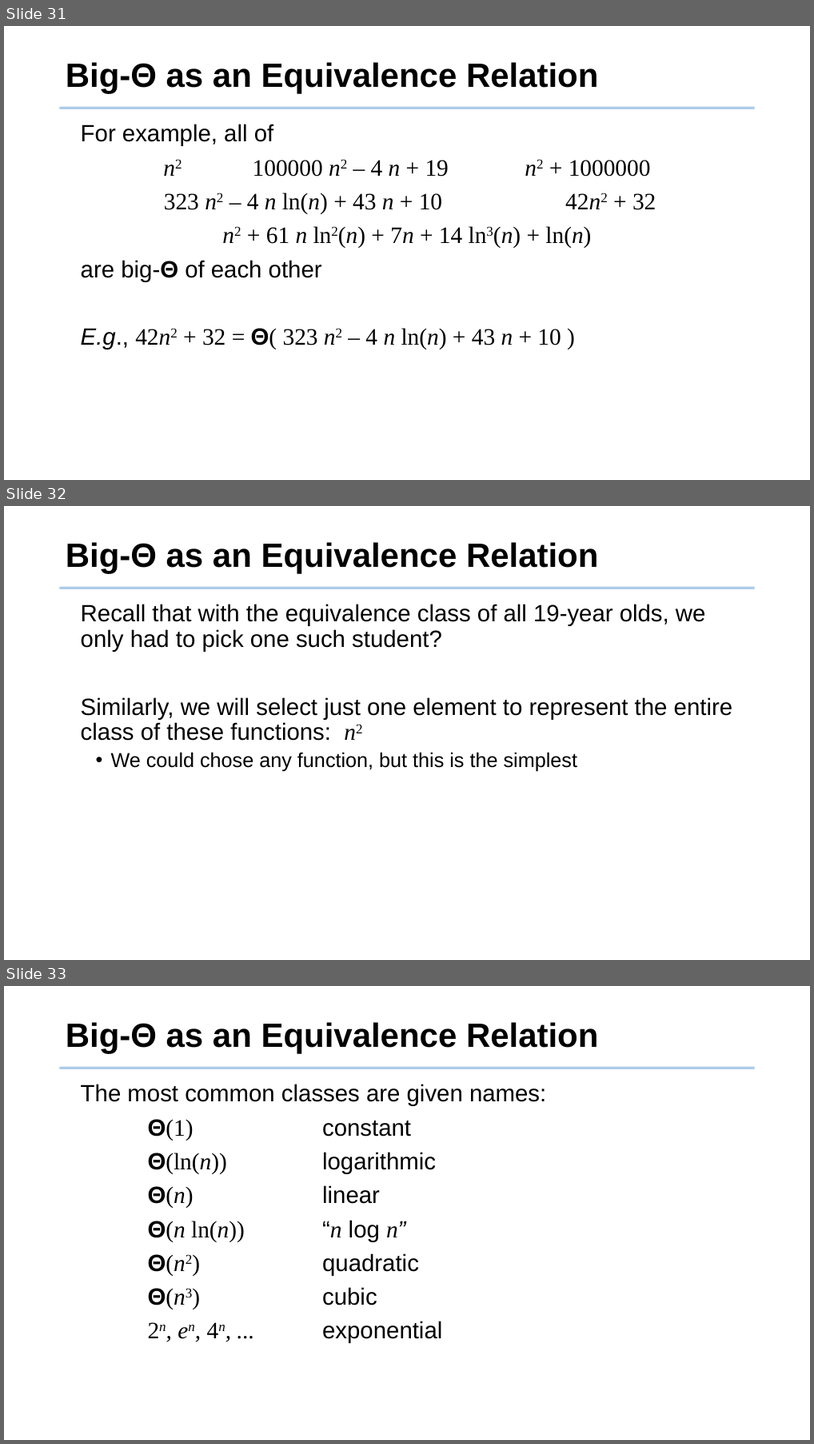
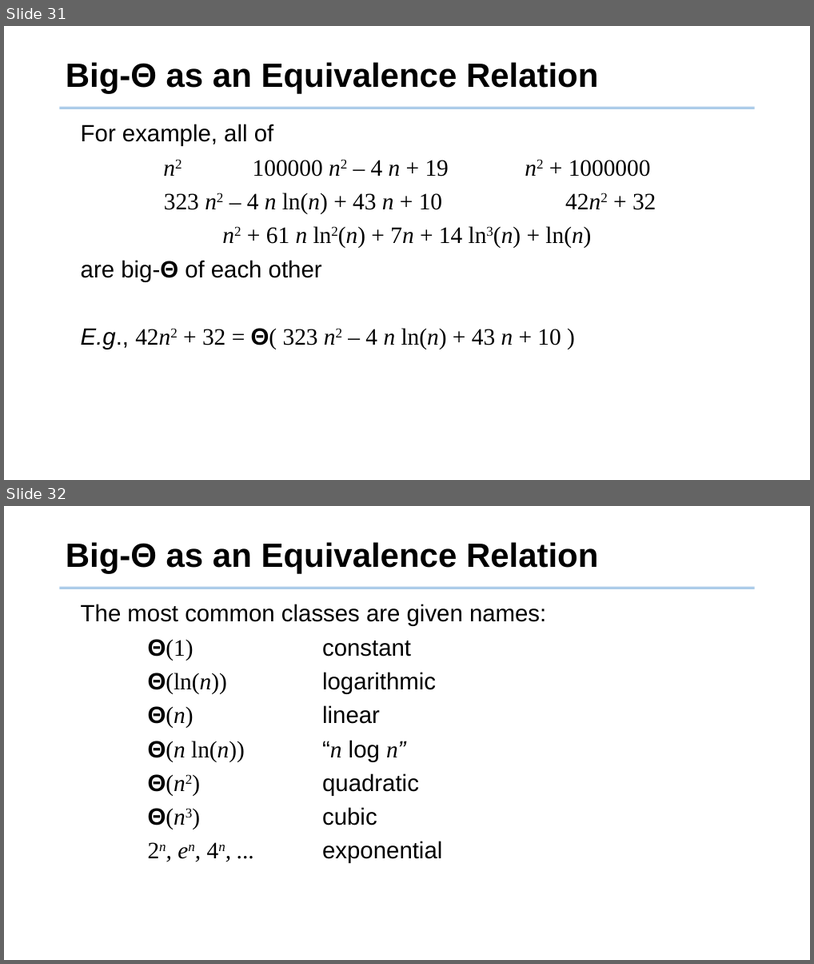
Before and after one commit to tsung-wei-huang/cs2420, a slide deck: slides/asymptotic_analysis.pptx. Shown one above the other, each under a label of ours: slides 31, 32 and 33 before the commit, slides 31 and 32 after it. The pictures are 814x1444 and 814x964 pixels, drawn with LibreOffice and Linux fonts; fonts in the diff are those of the drawing; background and template pictures are left out. Boxes give left, top, right and bottom in pixels: in the first picture for what was removed or moved away, otherwise in the second. Text is boxed around its words. In the diff, an @@ line names an element or a change of style, - is before the commit and + after.

```diff
--- a/slides/asymptotic_analysis.pptx
+++ b/slides/asymptotic_analysis.pptx
@@ slide 32 removed at bbox=[4, 506, 810, 960], background #FFFFFF; not listed: 1 template element that a slide beside it also shows @@
@@ title removed at bbox=[66, 542, 598, 574] @@
-Big-Θ as an Equivalence Relation
@@ text removed at bbox=[81, 604, 733, 772] @@
-Recall that with the equivalence class of all 19-year olds, we only had to pick one such student?
-Similarly, we will select just one element to represent the entire class of these functions: n2
-  • We could chose any function, but this is the simplest
@@ what was slide 33 is now slide 32 @@
```
Also in this commit, not shown: 4 slides changed, 2 other files.
